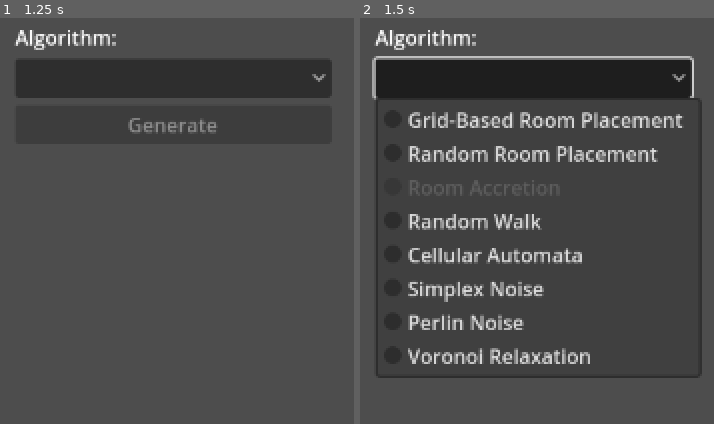
Above: before the commit, frames 1-2 (left to right).
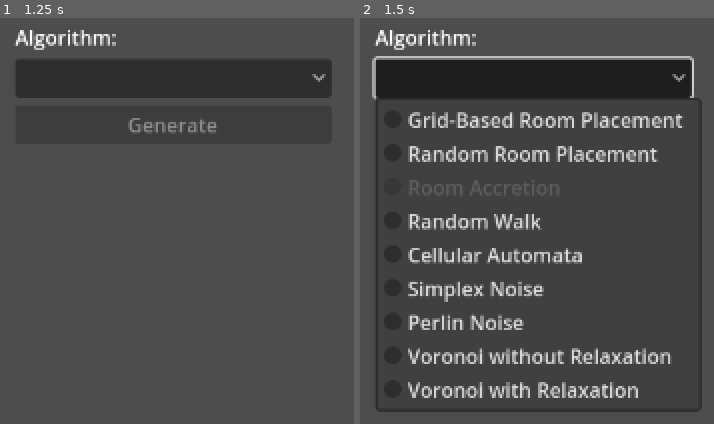
Above: after the commit, the same moments.

Repository: klistwan/COMP4121
Game: Godot game, scene res://src/main.tscn
The game is run twice, just before and just after one commit, with the same random seed, the same clock (stepped at 60 frames per second) and the same inputs.
Inputs (mouse positions are in pixels of both pictures, inside the frame that each line leads up to):
- Up to frame 1 (1.25 s): tap Enter at 0.5 s
- Up to frame 2 (1.5 s): click (533, 78) at 1.25 s

Frame 1 is identical in both runs. In frame 2, 3.1% of the frame differs, in the area x 4-97%, y 81-98%.

Commit message:
Add Voronoi without relaxation

Diff:
--- a/src/gui.gd
+++ b/src/gui.gd
@@ -12,6 +12,7 @@
 	5: "res://src/map/algorithms/fast_noise.gd",
 	6: "res://src/map/algorithms/fast_noise.gd",
 	7: "res://src/map/algorithms/voronoi_relaxation.gd",
+	8: "res://src/map/algorithms/voronoi_relaxation.gd",
 }
 
 @onready var generate_button: Button = $CenterContainer/VBoxContainer/Generate
@@ -25,6 +26,10 @@
 			params["noise_type"] = FastNoiseLite.TYPE_SIMPLEX_SMOOTH
 		6:
 			params["noise_type"] = FastNoiseLite.TYPE_PERLIN
+		7:
+			params["iteration_count"] = 1
+		8:
+			params["iteration_count"] = 5
 	generate_button_pressed.emit(algorithms[selected_item_index], params)
 
 
--- a/src/gui.tscn
+++ b/src/gui.tscn
@@ -29,7 +29,7 @@
 
 [node name="AlgorithmOptions" type="OptionButton" parent="CenterContainer/VBoxContainer"]
 layout_mode = 2
-item_count = 8
+item_count = 9
 popup/item_0/text = "Grid-Based Room Placement"
 popup/item_0/id = 1
 popup/item_1/text = "Random Room Placement"
@@ -45,8 +45,10 @@
 popup/item_5/id = 5
 popup/item_6/text = "Perlin Noise"
 popup/item_6/id = 6
-popup/item_7/text = "Voronoi Relaxation"
+popup/item_7/text = "Voronoi without Relaxation"
 popup/item_7/id = 7
+popup/item_8/text = "Voronoi with Relaxation"
+popup/item_8/id = 8
 
 [node name="Generate" type="Button" parent="CenterContainer/VBoxContainer"]
 layout_mode = 2
--- a/src/map/algorithms/voronoi_relaxation.gd
+++ b/src/map/algorithms/voronoi_relaxation.gd
@@ -14,6 +14,10 @@
 @export var iteration_count: int = 10
 
 var _rng := RandomNumberGenerator.new()
+
+
+func set_iteration_count(count: int) -> void:
+	iteration_count = count
 
 
 class VoronoiCell:
--- a/src/map/map.gd
+++ b/src/map/map.gd
@@ -15,6 +15,8 @@
 	dungeon_generator = load(algorithm_path).new()
 	if "noise_type" in params:
 		dungeon_generator.set_noise_type(params["noise_type"])
+	if "iteration_count" in params:
+		dungeon_generator.set_iteration_count(params["iteration_count"])
 	add_child(dungeon_generator)
 	dungeon_generator.finished.connect(_on_generation_finished)
 	tile_map.clear()
